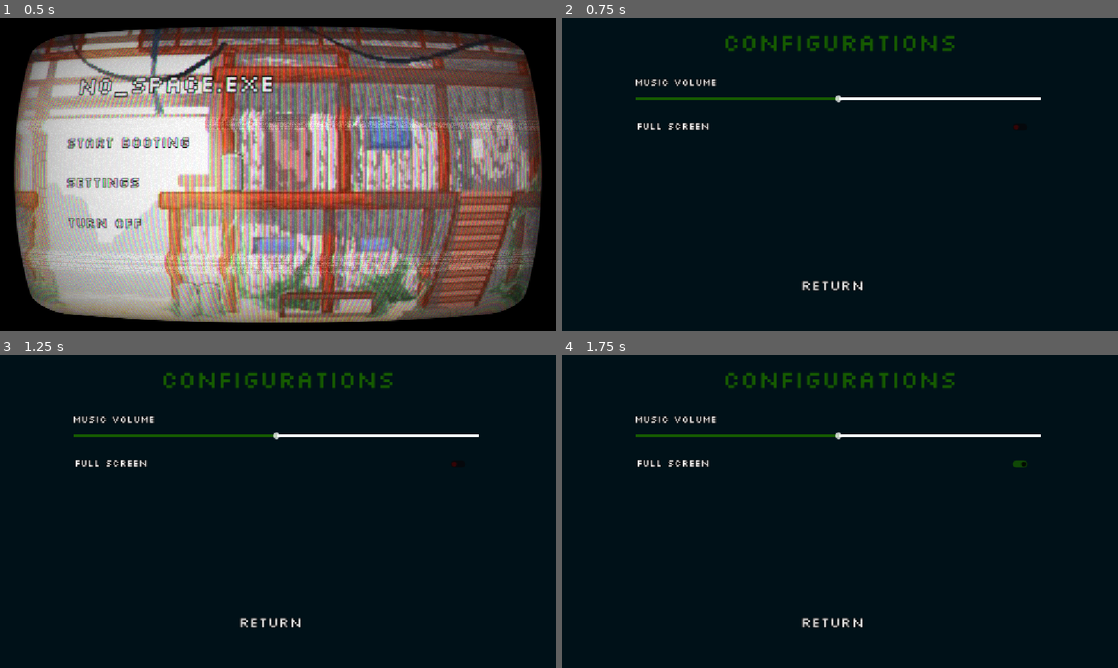
Above: before the commit, frames 1-4 (two rows, left to right).
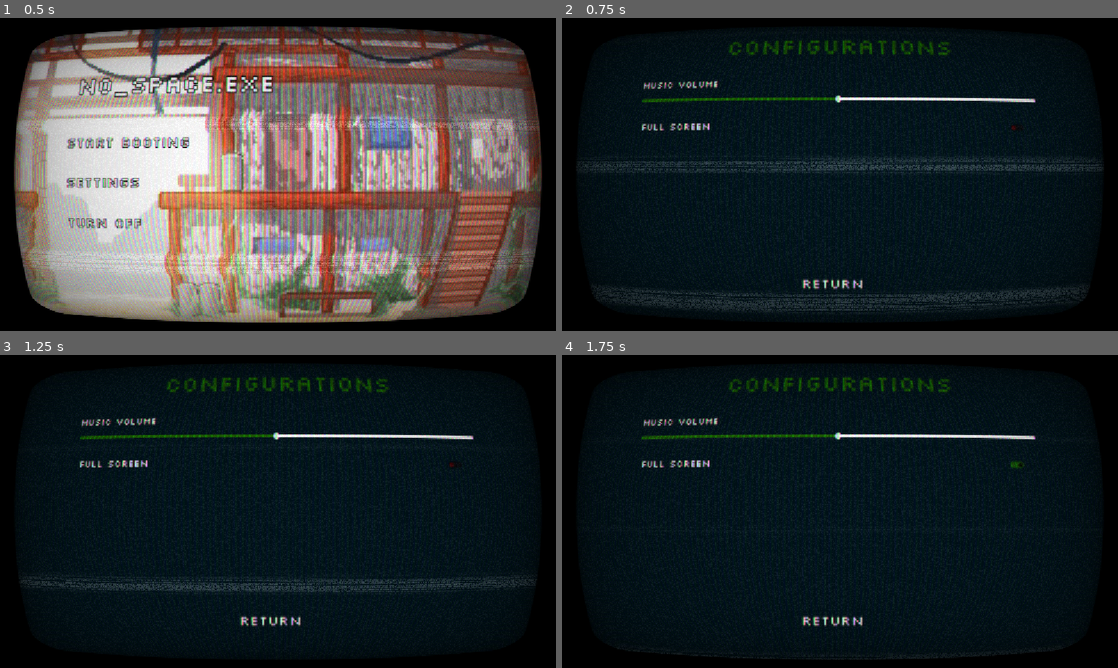
Above: after the commit, the same moments.

Repository: Zyganadel/ProjectRustedLife
Game: Godot game, scene res://Scenes/Testing/MainMenu.tscn
Two runs of this game, one before a commit and one after it. Both use one fixed random seed, a clock stepped at 60 frames per second and the inputs below. Before the commit the project has no main scene; this scene is started directly in both runs.
Inputs (mouse positions are in pixels of both pictures, inside the frame that each line leads up to):
- Up to frame 1 (0.5 s): no input
- Up to frame 2 (0.75 s): click "settings" at 0.5 s
- Up to frame 3 (1.25 s): no input
- Up to frame 4 (1.75 s): click (1017, 464) at 1.25 s

Frame 1 is identical in both runs. In frame 2, 6.4% of the frame differs, in the area x 2-98%, y 5-95%; in frame 3, 4.3%; in frame 4, 2.6%.

Commit message:
Menu and settings partially ready
Settings Fullscreen is quite glitchy, it doesn't save the fullscreen mode, instead in turns off everytime. It keeps you in fs until you reenter settings again.

Diff:
--- a/Scenes/Testing/SettingsMenu.tscn
+++ b/Scenes/Testing/SettingsMenu.tscn
@@ -158,6 +158,7 @@
 theme_override_styles/focus = SubResource("StyleBoxTexture_8a5uc")
 theme_override_colors/button_checked_color = Color(0.08627451, 0.35686275, 0, 1)
 theme_override_colors/button_unchecked_color = Color(0.38464698, 5.8358535e-07, 1.6845763e-07, 1)
+button_pressed = true
 flat = true
 metadata/_edit_use_anchors_ = true
 
@@ -180,7 +181,6 @@
 metadata/_edit_use_anchors_ = true
 
 [node name="tv_effectx3" type="ColorRect" parent="."]
-visible = false
 material = ExtResource("1_p2xwo")
 layout_mode = 1
 anchors_preset = 15
@@ -191,5 +191,7 @@
 mouse_filter = 2
 color = Color(0, 0, 0, 1)
 
+[connection signal="drag_ended" from="Control/Panel/VolumeControl" to="." method="Onvolume_controldrag_ended"]
 [connection signal="value_changed" from="Control/Panel/VolumeControl" to="Control/Panel/VolumeControl" method="Onvalue_changed"]
+[connection signal="toggled" from="Control/Panel/CheckButton" to="." method="Oncheck_buttontoggled"]
 [connection signal="button_down" from="returnx3" to="." method="Onbuttonbutton_down"]
--- a/project.godot
+++ b/project.godot
@@ -11,6 +11,7 @@
 [application]
 
 config/name="ProjectRustedLife"
+run/main_scene="uid://cys7whfdbh4ja"
 config/features=PackedStringArray("4.5", "Forward Plus")
 config/icon="res://icon.svg"
 
@@ -20,6 +21,7 @@
 
 [display]
 
+window/size/mode=3
 window/stretch/mode="canvas_items"
 
 [dotnet]
--- a/src/UI/LettersStuff.gd
+++ b/src/UI/LettersStuff.gd
@@ -9,14 +9,13 @@
 
 func Onstartgame_buttonbutton_down() -> void:
 	get_tree().change_scene_to_file("uid://ii6l6x1ifhuy")
-	print("level selection")
+
 
 
 func Onsettings_buttonbutton_down() -> void:
 	get_tree().change_scene_to_file("res://Scenes/Testing/SettingsMenu.tscn")
-	print("settings")
+
 
 
 func Onexit_buttonbutton_down() -> void:
 	get_tree().quit()
-	print("exit")
--- a/src/UI/SettingsMenu.gd
+++ b/src/UI/SettingsMenu.gd
@@ -1,18 +1,30 @@
 extends Control
 
+@onready var volume_control: HSlider = $Control/Panel/VolumeControl
+@onready var check_button: CheckButton = $Control/Panel/CheckButton
 
 
+func _ready() -> void:
+	var video_settings = ConfigFileHandler.load_video_settings()
+	check_button.button_pressed = video_settings.FullScreen
 
+	var audio_settings = ConfigFileHandler.load_audio_settings()
+	volume_control.value = min(audio_settings.MainMusic, 1.0) * 100
 
-# Called when the node enters the scene tree for the first time.
-func _ready() -> void:
-	pass # Replace with function body.
-
-
-# Called every frame. 'delta' is the elapsed time since the previous frame.
-func _process(delta: float) -> void:
-	pass
 
 
 func Onbuttonbutton_down() -> void:
 	get_tree().change_scene_to_file("res://Scenes/Testing/MainMenu.tscn")
+
+
+func Onvolume_controldrag_ended(value_changed: bool) -> void:
+	if value_changed:
+		ConfigFileHandler.save_audio_setting("MainMusic", volume_control.value / 100)
+
+
+func Oncheck_buttontoggled(toggled_on: bool) -> void:
+	if toggled_on == true:
+		DisplayServer.window_set_mode(DisplayServer.WINDOW_MODE_FULLSCREEN)
+	else:
+		DisplayServer.window_set_mode(DisplayServer.WINDOW_MODE_WINDOWED)
+	ConfigFileHandler._save_video_setting("FullScreen", false)
--- a/src/Util/ConfigFileHandler.gd
+++ b/src/Util/ConfigFileHandler.gd
@@ -5,7 +5,32 @@
 
 func _ready():
 	if !FileAccess.file_exists(SETTINGS_FILE_PATH):
-		config.set_value("Audio", "MainMusic", 1)
+		config.set_value("Audio", "MainMusic", 0.5)
 		config.set_value("Video", "FullScreen", false)
 
 		config.save(SETTINGS_FILE_PATH)
+
+	else:
+		config.load(SETTINGS_FILE_PATH)
+
+
+func _save_video_setting(key: String, value):
+	config.set_value("Video", key, value)
+	config.save(SETTINGS_FILE_PATH)
+
+func load_video_settings():
+	var video_settings = {}
+	for key in config.get_section_keys("Video"):
+		video_settings[key] = config.get_value("Video", key)
+	return video_settings
+
+
+func save_audio_setting(key:String, value):
+	config.set_value("Audio", key, value)
+	config.save(SETTINGS_FILE_PATH)
+
+func load_audio_settings():
+	var audio_settings = {}
+	for key in config.get_section_keys("Audio"):
+		audio_settings[key] = config.get_value("Audio", key)
+	return audio_settings
--- a/src/Util/Configfiles2.cfg
+++ b/src/Util/Configfiles2.cfg
@@ -1,5 +1,7 @@
 [Audio]
-MainMusic = 0.5
+
+MainMusic=0.005
 
 [Video]
-FullScreen = false
+
+FullScreen=false
